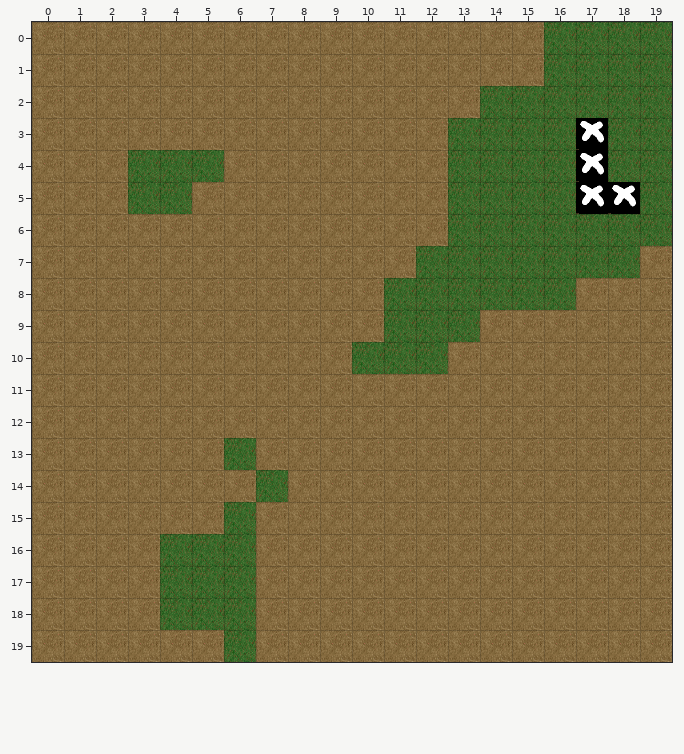
Tiled map -- data/map/test.tmx. That is the earlier state.
Cells are 60x60 px. Shown: x 0..19, y 0..19.
And afterwards:
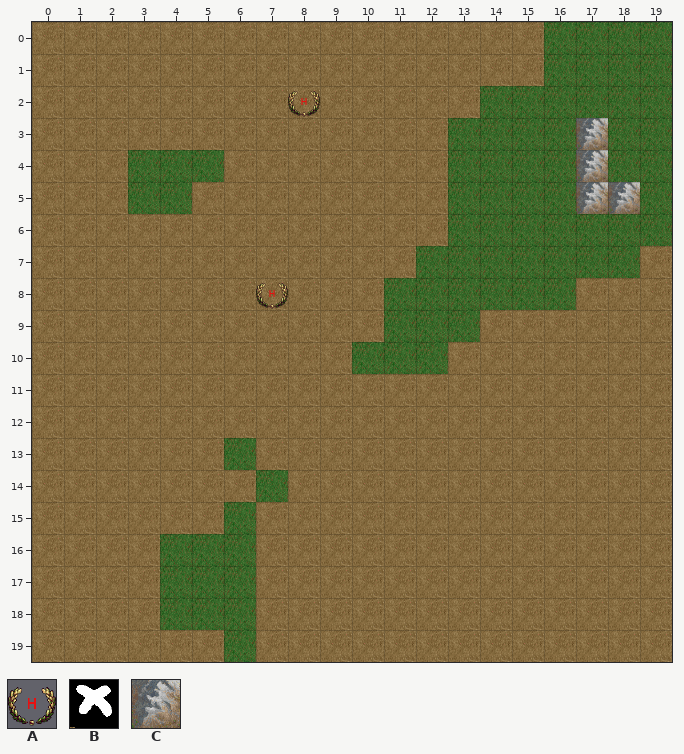
Key: from "objetos": A 0; from "obstacles": B 0, C 1.
_ is an empty cell.
Objects are placed by their top-left corner, in cells (3,4 is the top-left corner of cell 3,4); size is 1x1 cell unless given.
What changed:
Layer "collisions":
Tile B becomes tile C in rows 3 to 4 at x 17; in row 5 at x 17 to 18.
Layer "objects":
A new object: A at 8,2.
A new object: A at 7,8.
Boxes around the changes in both pictures, in picture pixels (x1, y1, x2, y2):
added: (288, 91, 320, 117)
changed: (576, 118, 640, 214)
added: (256, 283, 288, 309)
